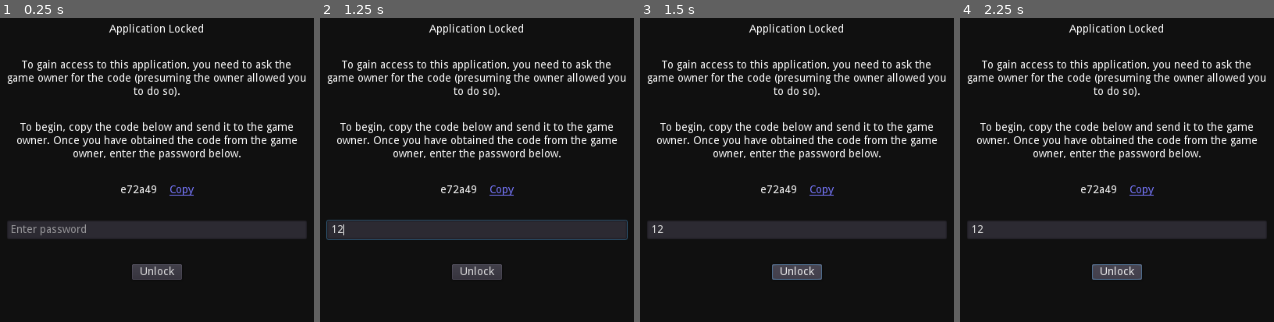
Above: before the commit, frames 1-4 (left to right).
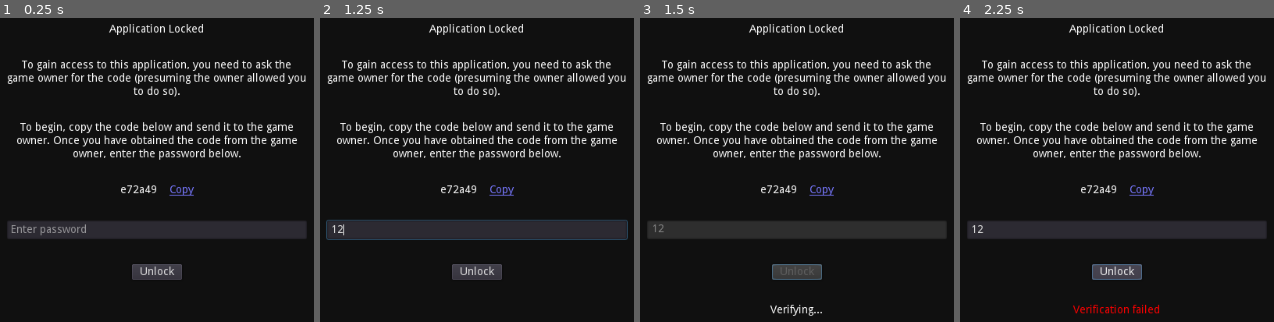
Above: after the commit, the same moments.

Repository: Firstject/godot-app-locker
Game: Godot game, scene res://Src/Autoload/AppLockWindow/AppLockWindow.tscn
Two runs of this game, one before a commit and one after it. Both use one fixed random seed, a clock stepped at 60 frames per second and the inputs below. The project has no main scene, so this scene is started directly.
Inputs (mouse positions are in pixels of both pictures, inside the frame that each line leads up to):
- Up to frame 1 (0.25 s): no input
- Up to frame 2 (1.25 s): click (477, 230) at 0.52 s; type "12" at 0.6 s
- Up to frame 3 (1.5 s): click "Unlock" at 1.25 s
- Up to frame 4 (2.25 s): click (1117, 273) at 2 s, where only the run before the commit has a clickable "Unlock"

Frames 1-2 are identical in both runs. In frame 3, 0.5% of the frame differs, in the area x 3-58%, y 67-99%; in frame 4, 0.4%.

Commit message:
Add verify status message

Diff:
--- a/Project/Src/Autoload/AppLockWindow/AppLockWindow.gd
+++ b/Project/Src/Autoload/AppLockWindow/AppLockWindow.gd
@@ -19,7 +19,19 @@
 #      Constants
 #-------------------------------------------------
 
+enum VerifyStatus {
+	VERIFY_STATUS_OK,
+	VERIFY_STATUS_INVALID
+}
+
 const VERIFY_DELAY_TIME = 0.8
+const TXT_VERIFY_ONGOING = "Verifying..."
+const TXT_VERIFY_FAILED = "Verification failed"
+const TXT_VERIFY_SUCCESS = "Verification success"
+
+const SUCCESS_COLOR = Color.green
+const FAIL_COLOR = Color.red
+const NORMAL_COLOR = Color.white
 
 #-------------------------------------------------
 #      Properties
@@ -27,6 +39,8 @@
 
 onready var ask_code_label = $CanvasLayer/MarginContainer/Control/VBox/AskCodeHBox/AskCodeLabel
 onready var pwd_line_edit = $CanvasLayer/MarginContainer/Control/VBox/PasswordLineEdit
+onready var verify_btn = $CanvasLayer/MarginContainer/Control/VBox/VerifyButton
+onready var status_label = $CanvasLayer/MarginContainer/Control/VBox/StatusLabel
 
 var my_unique_code = "123456789"
 
@@ -50,10 +64,27 @@
 #-------------------------------------------------
 
 func verify():
+	_set_buttons_disabled(true)
+	status_label.add_color_override("font_color", NORMAL_COLOR)
+	status_label.set_text(TXT_VERIFY_ONGOING)
+	status_label.show()
+
+	# Wait x seconds
+	yield(get_tree().create_timer(VERIFY_DELAY_TIME), "timeout")
+
 	if not _is_code_match():
-		print("NOT MATCH!")
+		status_label.add_color_override("font_color", FAIL_COLOR)
+		status_label.set_text(TXT_VERIFY_FAILED)
 	else:
-		print('wdf hacker')
+		status_label.add_color_override("font_color", SUCCESS_COLOR)
+		status_label.set_text(TXT_VERIFY_SUCCESS)
+
+		yield(get_tree().create_timer(VERIFY_DELAY_TIME), "timeout")
+
+		pass #TODO add remove lock window forever
+
+	_set_buttons_disabled(false)
+
 
 #-------------------------------------------------
 #      Connections
@@ -77,6 +108,10 @@
 	var ahl = AppHashLock.new()
 	return ahl.is_match(pwd_line_edit.text, my_unique_code)
 
+func _set_buttons_disabled(set : bool):
+	pwd_line_edit.set_editable(!set)
+	verify_btn.set_disabled(set)
+
 #-------------------------------------------------
 #      Setters & Getters
 #-------------------------------------------------
